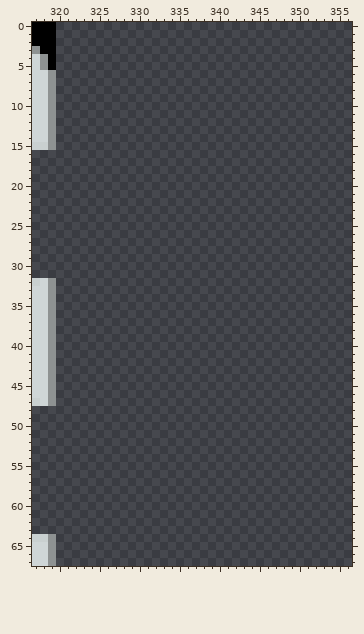
One commit to this pixel-art file: Assets/Art/tileset2.ase. That is the earlier state.
368x144 pixels, 1 frame. Colours within 5 levels of each other are drawn and written as one. Shown: x 317..356, y 0..67.
After the commit:
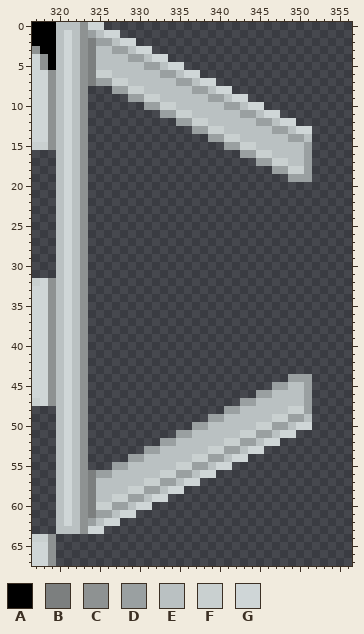
Palette (. is transparent): A #000000  B #7c7f7f  C #8e9292  D #9aa0a1  E #bac1c2  F #c9d0d0  G #cfd6d7
The exact change:
Changed rows in their new state; - is an unchanged pixel.
Layer "detail":
first column x 320:
 0 EEECGG--------------------------
 1 EGECDEGG------------------------
 2 EGECBDDEGG----------------------
 3 EGECBEEDDEGG--------------------
 4 EGECBEEEEDDEGG------------------
 5 EGECBEEEEEEDDEGG----------------
 6 EGECBFFEEEEEEDDEGG--------------
 7 EGECBDDFFEEEEEEDDEGG------------
 8 EGEC---DDFFEEEEEEDDEGG----------
 9 EGEC-----DDFFEEEEEEDDEGG--------
10 EGEC-------DDFFEEEEEEDDEGG------
11 EGEC---------DDFFEEEEEEDDEGG----
12 EGEC-----------DDFFEEEEEEDDEGG--
13 EGEC-------------DDFFEEEEEEDDEGG
14 EGEC---------------DDFFEEEEEEDDE
15 EGEC-----------------DDFFEEEEEED
16 EGEC-------------------DDFFEEEED
17 EGEC---------------------DDFFEED
18 EGEC-----------------------DDFFD
19 EGEC-------------------------DDD
20 EGEC----------------------------
21 EGEC----------------------------
22 EGEC----------------------------
23 EGEC----------------------------
24 EGEC----------------------------
25 EGEC----------------------------
26 EGEC----------------------------
27 EGEC----------------------------
28 EGEC----------------------------
29 EGEC----------------------------
30 EGEC----------------------------
31 EGEC----------------------------
32 EGEC----------------------------
33 EGEC----------------------------
34 EGEC----------------------------
35 EGEC----------------------------
36 EGEC----------------------------
37 EGEC----------------------------
38 EGEC----------------------------
39 EGEC----------------------------
40 EGEC----------------------------
41 EGEC----------------------------
42 EGEC----------------------------
43 EGEC----------------------------
44 EGEC-------------------------DDD
45 EGEC-----------------------DDEED
46 EGEC---------------------DDEEEED
47 EGEC-------------------DDEEEEEED
48 EGEC-----------------DDEEEEEEFFD
49 EGEC---------------DDEEEEEEFFDDE
50 EGEC-------------DDEEEEEEFFDDEGG
51 EGEC-----------DDEEEEEEFFDDEGG--
52 EGEC---------DDEEEEEEFFDDEGG----
53 EGEC-------DDEEEEEEFFDDEGG------
54 EGEC-----DDEEEEEEFFDDEGG--------
55 EGEC---DDEEEEEEFFDDEGG----------
56 EGECBDDEEEEEEFFDDEGG------------
57 EGECBEEEEEEFFDDEGG--------------
58 EGECBEEEEFFDDEGG----------------
59 EGECBEEFFDDEGG------------------
60 EGECBFFDDEGG--------------------
61 EGECBDDEGG----------------------
62 EGECDEGG------------------------
63 EEECGG--------------------------
